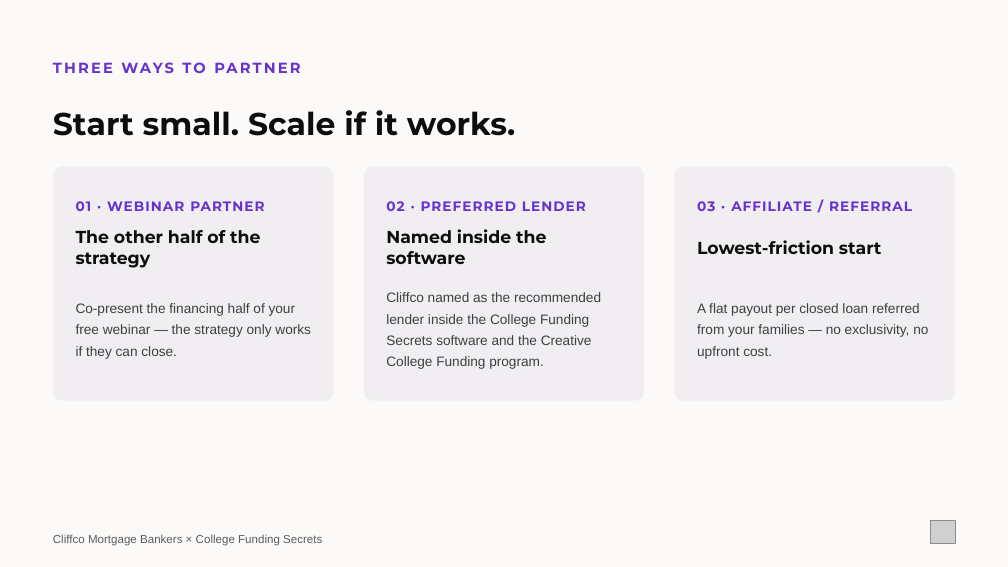
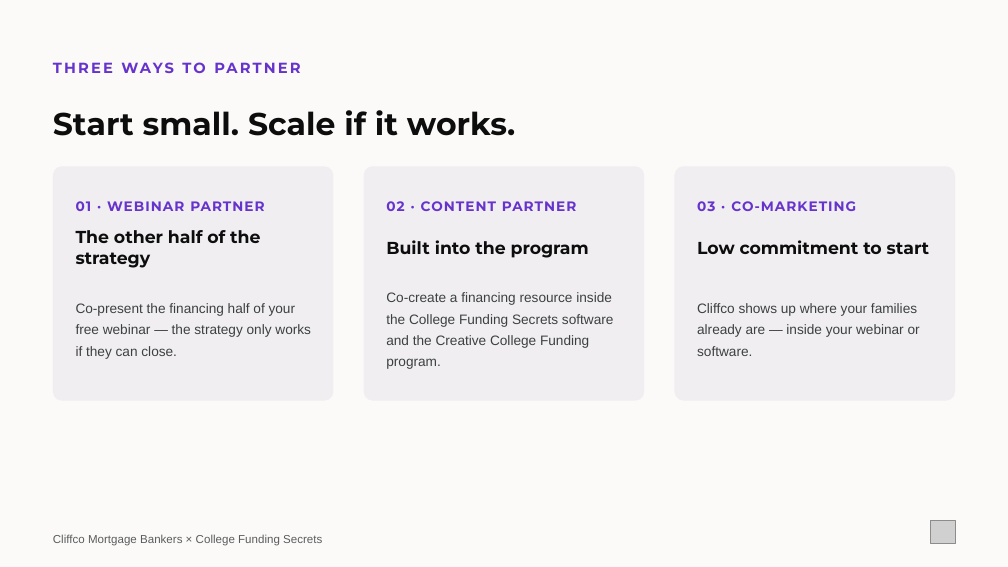
Before and after one commit to loganlevy1/STR, a slide deck: slide 8 of outreach/pitch-decks/cliffco-lance-morgan-partnership.pptx. Drawn at 1008x567 pixels with LibreOffice and Linux fonts; fonts in the diff are those of the drawing; grey boxes stand for pictures. Boxes give left, top, right and bottom in pixels: in the first picture for what was removed or moved away, otherwise in the second. Text is boxed around its words. In the diff, an @@ line names an element or a change of style, - is before the commit and + after.

```diff
--- a/outreach/pitch-decks/cliffco-lance-morgan-partnership.pptx
+++ b/outreach/pitch-decks/cliffco-lance-morgan-partnership.pptx
@@ text at (386, 201, 576, 211): text changed @@
-02 · PREFERRED LENDER
+02 · CONTENT PARTNER
@@ text at (697, 201, 856, 211): text changed @@
-03 · AFFILIATE / REFERRAL
+03 · CO-MARKETING
@@ text at (386, 240, 589, 258): text changed @@
-Named inside the software
+Built into the program
@@ text at (697, 240, 930, 254): text changed @@
-Lowest-friction start
+Low commitment to start
@@ text at (386, 292, 613, 369): text changed @@
-Cliffco named as the recommended lender inside the College Funding Secrets software and the Creative College Funding program.
+Co-create a financing resource inside the College Funding Secrets software and the Creative College Funding program.
@@ text at (697, 303, 920, 356): text changed @@
-A flat payout per closed loan referred from your families — no exclusivity, no upfront cost.
+Cliffco shows up where your families already are — inside your webinar or software.
```
Also in this commit, not shown: 2 other slides changed, 3 other files.
